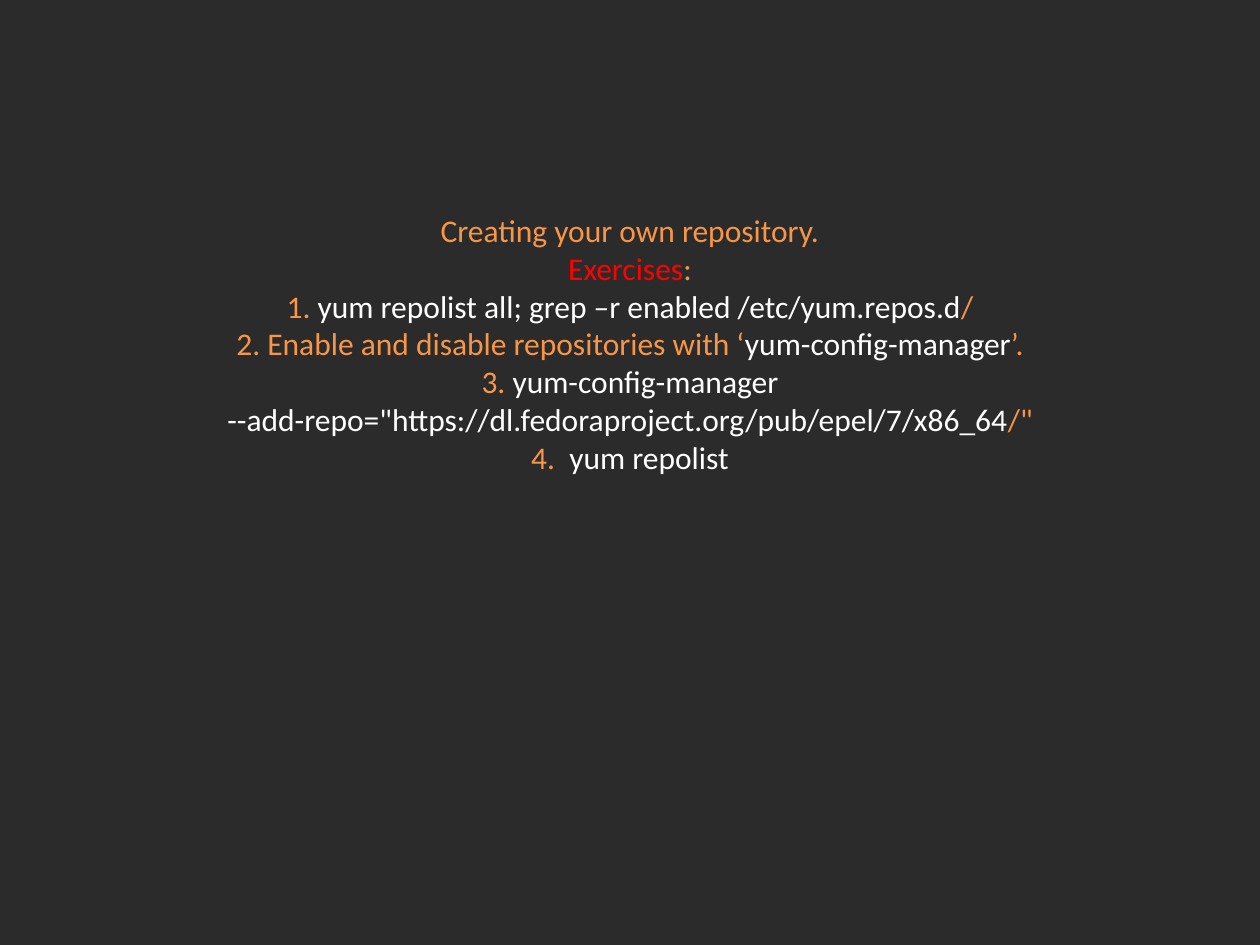
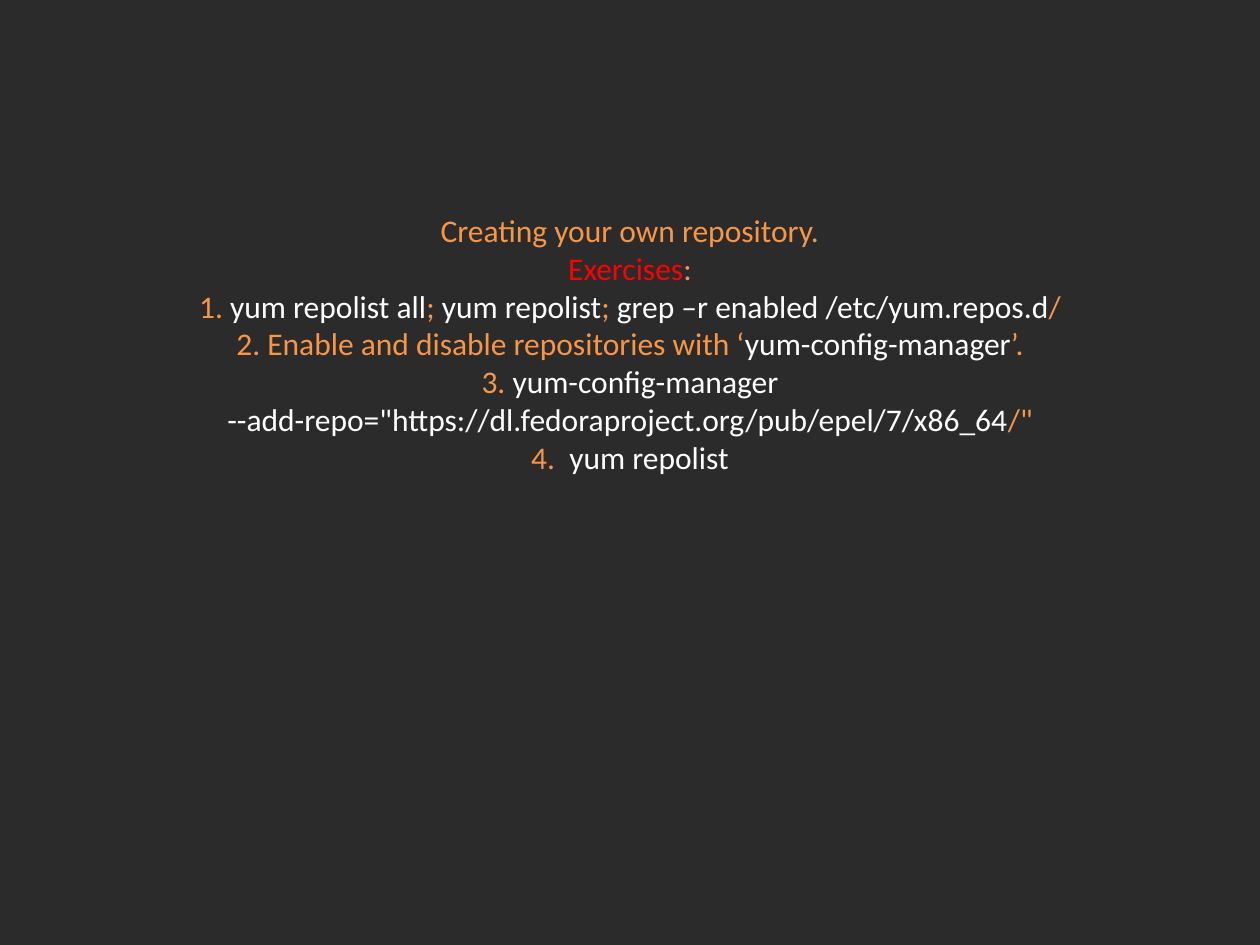
Before and after one commit to Academy-Soft-Intellect/Linux-Course, a slide deck: slide 7 of 09.Softwaremagement_And_Cron/09-SoftwareManagementAndCron.pptx. Drawn at 1260x945 pixels with LibreOffice and Linux fonts; fonts in the diff are those of the drawing; background and template pictures are left out; a plain dark background stands for a picture behind light text. Boxes give left, top, right and bottom in pixels: in the first picture for what was removed or moved away, otherwise in the second. Text is boxed around its words. In the diff, an @@ line names an element or a change of style, - is before the commit and + after.

```diff
--- a/09.Softwaremagement_And_Cron/09-SoftwareManagementAndCron.pptx
+++ b/09.Softwaremagement_And_Cron/09-SoftwareManagementAndCron.pptx
@@ title at (199, 220, 1061, 474): text changed @@
-Creating your own repository.
-Exercises:
-1. yum repolist all; grep –r enabled /etc/yum.repos.d/
-2. Enable and disable repositories with ‘yum-config-manager’.
-3. yum-config-manager --add-repo="https://dl.fedoraproject.org/pub/epel/7/x86_64/"
-4. yum repolist
+Creating your own repository.
+Exercises:
+1. yum repolist all; yum repolist; grep –r enabled /etc/yum.repos.d/
+2. Enable and disable repositories with ‘yum-config-manager’.
+3. yum-config-manager --add-repo="https://dl.fedoraproject.org/pub/epel/7/x86_64/"
+4. yum repolist
```
Also in this commit, not shown: 2 other slides changed.
